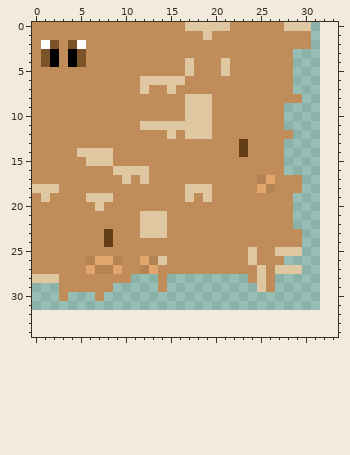
One commit to this pixel-art sprite: assets/stuffys/textures/eevee.png. That is the earlier state.
The file is 32x32 pixels. Shown: x 0..33, y 0..34. The old version is drawn lined up with the new one, on the new canvas.
Once edited:
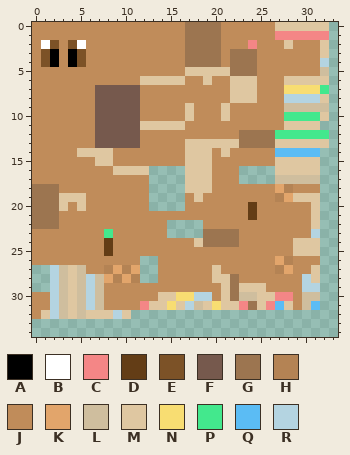
Palette (. is transparent): A #000000  B #ffffff  C #f48686  D #633d16  E #7c5227  F #76594d  G #9c7550  H #b48354  J #c08c5a  K #e2a56b  L #cfbe9e  M #dfc7a1  N #f8dd72  P #43e88d  Q #5bbcf4  R #b4d4e1
Message: eevee update help me ive been doing this for days
The edit:
canvas 32x32 -> 64x64
Changed rows in their new state; - is an unchanged pixel.
first column x 0:
 0 -----------------GGGGJ-----M---MM
 1 -----------------GGGG------CCCCCC
 2 -----------------GGGG---C---M--JM
 3 -----------------GGGG-GGG----JJJM
 4 -----------------GGGGJGGG----JJJR
 5 ------------------MMM-GGG----JJJL
 6 -------------------M--MMM---MMMMM
 7 -------FFFFFJ--J------MMM---NNNNP
 8 -------FFFFF-----JJJ--MMM---RRRRM
 9 -------FFFFF------JJ-M------LLLLL
10 -------FFFFF------JJ-M------PPPPM
11 -------FFFFF-----JJJ--------MMMM-
12 -------FFFFF---J-JJJ---GGGGPPPPPP
13 -------FFFFF-----MMMMMMGGGGMMMMMM
14 -----------------MMM-M-J---QQQQQ-
15 ------J----------MMM-------MMMMM-
16 -------------....MMM---....MMMMM-
17 ----------J-J....MMM---....LLLLL-
18 GGG----------....--------JJKH-JJ-
19 GGGMMMJJJ----....JMJ-------HKMMM-
20 GGGM-M-J-----....-------D----JJM-
21 GGG---------JJJ---------D----JJM-
22 GGG---------JJJ....----------JJM-
23 --------P---JJJ....GGGG-------JR-
24 ------------------MGGGG------MMM-
25 --------D---------------J--JJ-MM-
26 ------JJJJ--..J---------J--KHJJJ-
27 ..RLMLJJ--HK..------M----J-HKJJM-
28 ..RLMLRLKHKH---JJJJJMMGJ-J-JJJRM-
29 --RLMLRL-JJJJJ-JJJJJJMGMM--JJJRR-
30 JJRLMLRLJJJJJJMMNNRRJMGLLMMCCJLL-
31 JJRLMLRLJJJJCMMNMRLMNMMCGMCQMJLQ-
32 JMRLMLMMMRM----------------------
